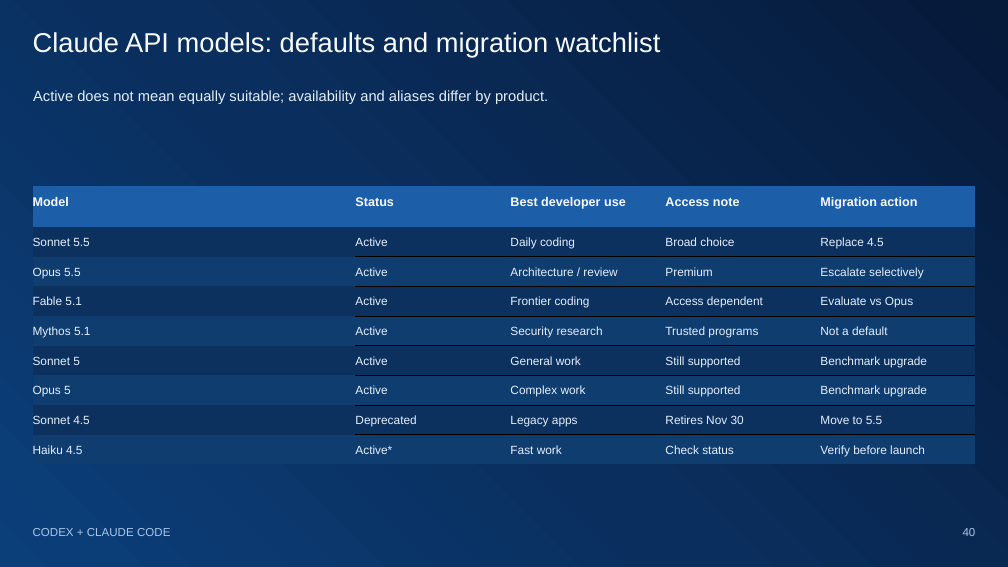
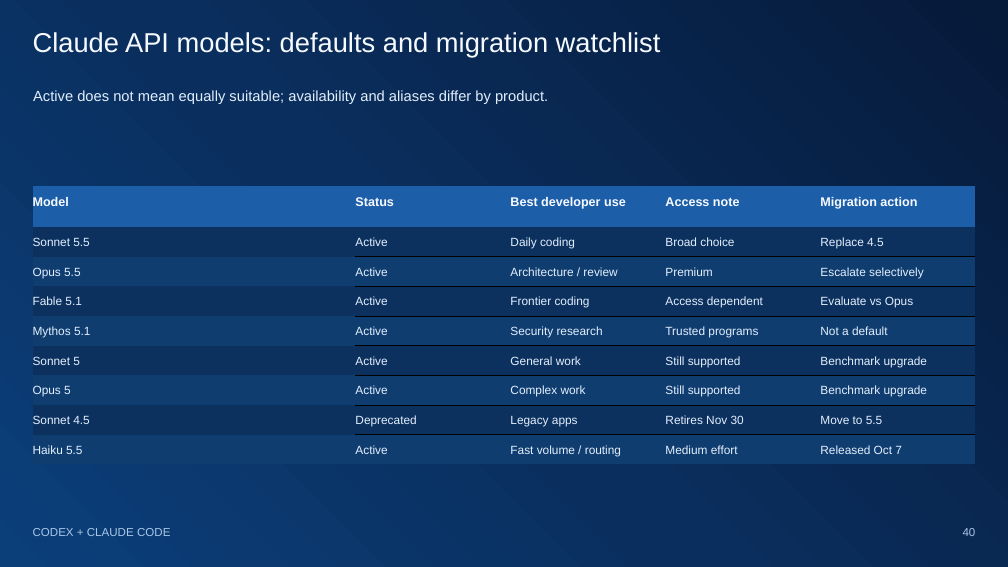
Before and after one commit to yonimillipro/codex-claude-senior-programmer-guide, a slide deck: slide 40 of presentation/Codex-and-Claude-Senior-Programmer-Guide-Updated-2026-10.pptx. Drawn at 1008x567 pixels with LibreOffice and Linux fonts; fonts in the diff are those of the drawing. Boxes give left, top, right and bottom in pixels: in the first picture for what was removed or moved away, otherwise in the second. Text is boxed around its words. In the diff, an @@ line names an element or a change of style, - is before the commit and + after.

Commit message:
Publish Version 2 model mastery and matching PowerPoint

```diff
--- a/presentation/Codex-and-Claude-Senior-Programmer-Guide-Updated-2026-10.pptx
+++ b/presentation/Codex-and-Claude-Senior-Programmer-Guide-Updated-2026-10.pptx
@@ table at box(33, 186, 975, 511) @@
-row 9: Haiku 4.5 | Active* | Fast work | Check status | Verify before launch
+row 9: Haiku 5.5 | Active | Fast volume / routing | Medium effort | Released Oct 7
```
Also in this commit, not shown: 2 other slides changed, 12 slides added, 5 other files.
